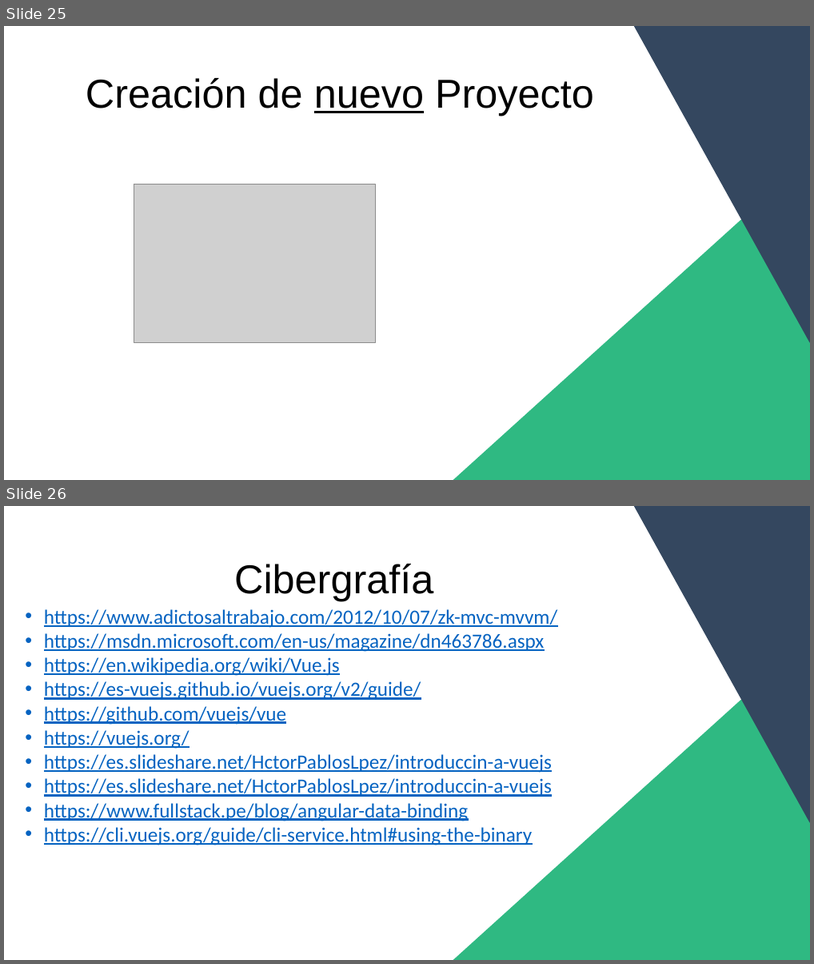
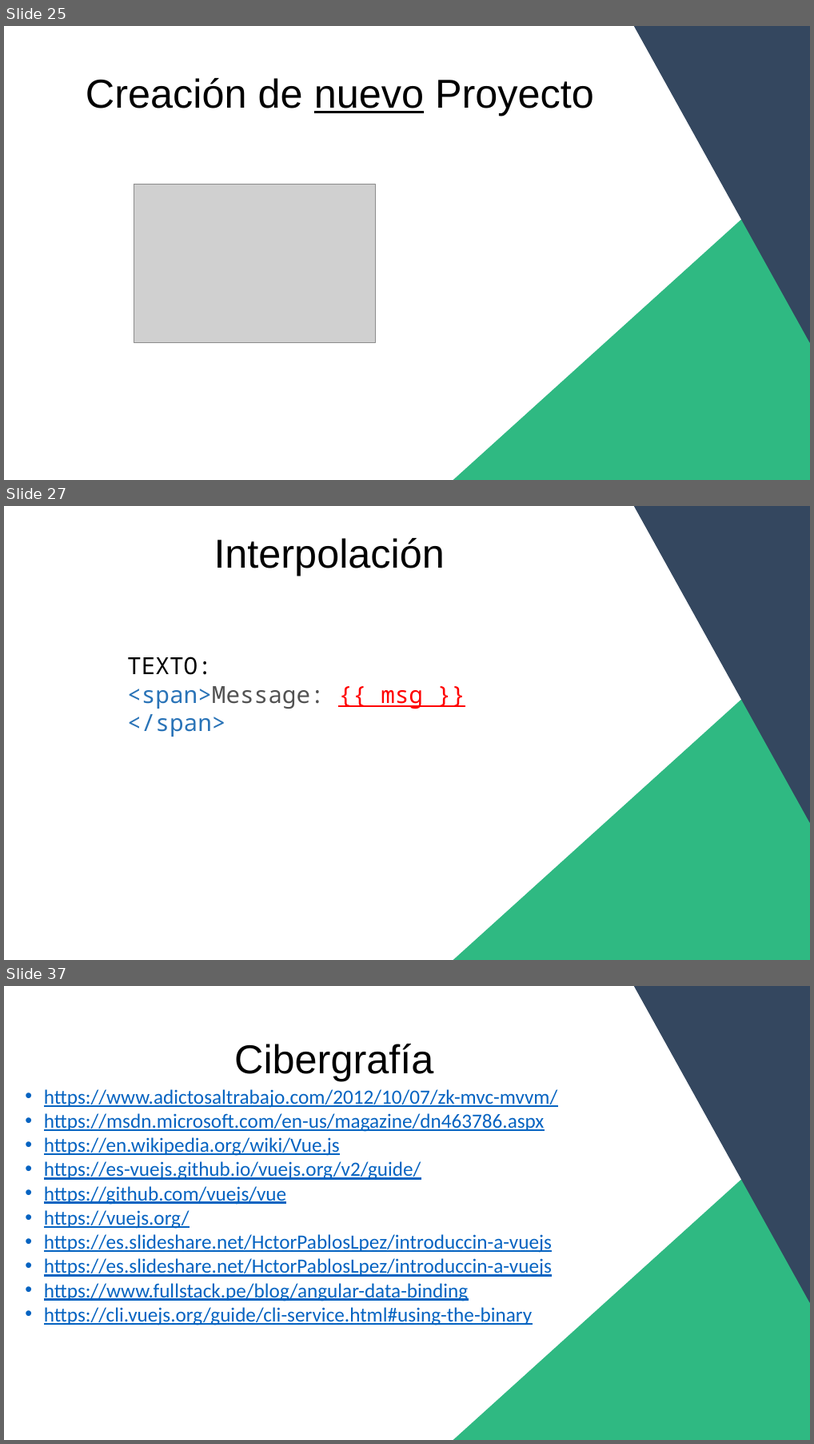
Before and after one commit to jairGomezRod/CursoVueITCancun, a slide deck: PresentaciónVue.pptx. Shown one above the other, each under a label of ours: slides 25 and 26 before the commit, slides 25, 27 and 37 after it; the slides between them are not shown. The pictures are 814x964 and 814x1444 pixels, drawn with LibreOffice and Linux fonts; fonts in the diff are those of the drawing; grey boxes stand for pictures. Boxes give left, top, right and bottom in pixels: in the first picture for what was removed or moved away, otherwise in the second. Text is boxed around its words. In the diff, an @@ line names an element or a change of style, - is before the commit and + after.

```diff
--- a/PresentaciónVue.pptx
+++ b/PresentaciónVue.pptx
@@ slide 27 added at [4, 506, 810, 960], background #FFFFFF @@
@@ triangle added at [635, 506, 810, 822], fill #34475F, outline #34475F 1 pt @@
@@ text added at [214, 538, 445, 576], 48 pt, text #000000 @@
+Interpolación
@@ triangle added at [454, 638, 810, 960], fill #2FB982, outline #2FB982 1 pt @@
@@ text added at [127, 656, 423, 736], 28 pt, text #2973B7 @@
+TEXTO:
+<span>Message: {{ msg }}</span>
@@ what was slide 26 is now slide 37 @@
```
Also in this commit, not shown: 10 other slides added, 1 other file.
